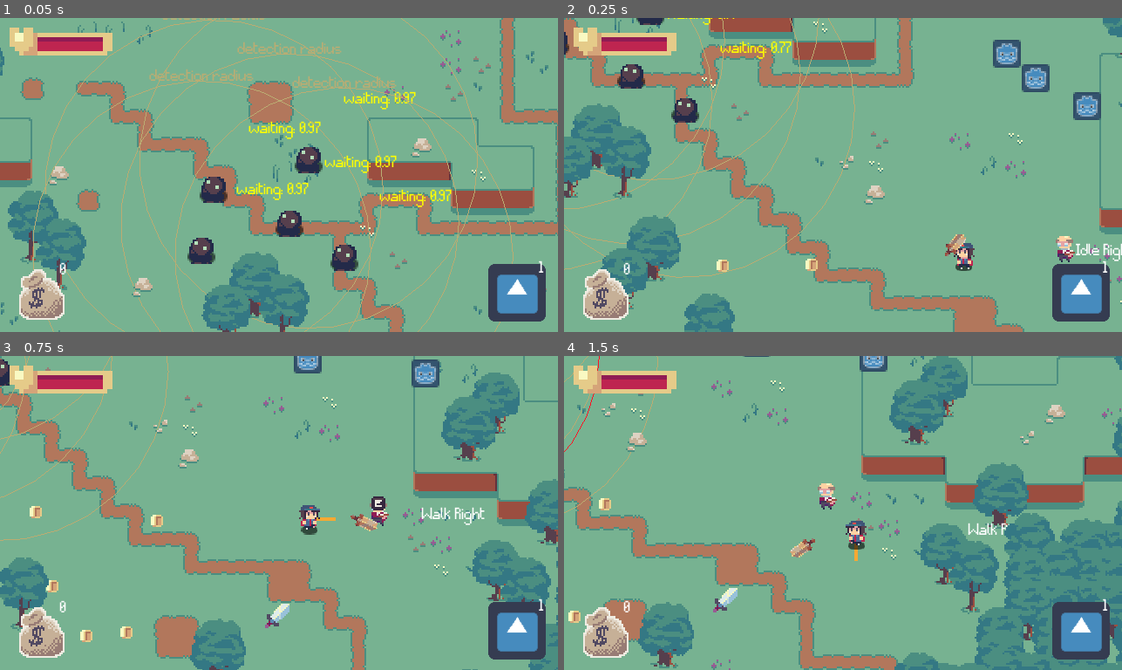
Above: before the commit, frames 1-4 (two rows, left to right).
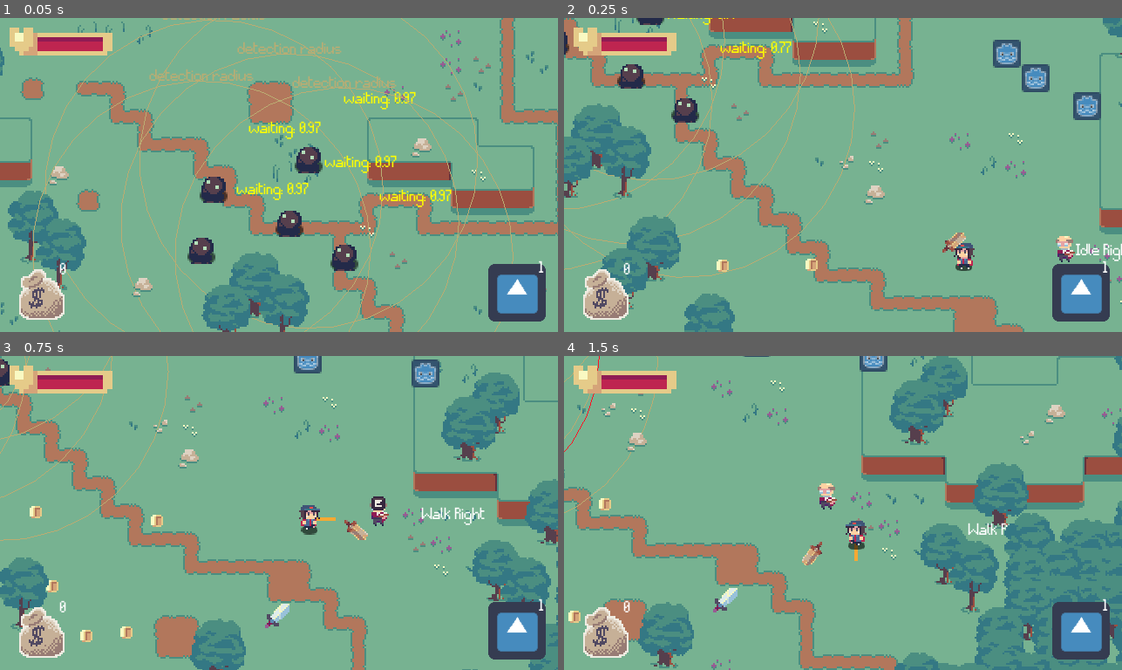
Above: after the commit, the same moments.

Repository: OceanBoy612/SimpleRPG
Game: Godot game, scene res://Code/Maps/Map1.tscn
Same seed, same stepped clock (60 frames per second), same inputs: the game is played once before the commit and once after it. The engine's default icon, where the game draws it, is replaced by a stand-in: a white triangle on a blue panel in a dark square.
Inputs (mouse positions are in pixels of both pictures, inside the frame that each line leads up to):
- Up to frame 1 (0.05 s): no input
- Up to frame 2 (0.25 s): no input
- Up to frame 3 (0.75 s): tap Enter (ui_accept) at 0.5 s; move the mouse to (401, 497) at 0.52 s; hold Right (ui_right) from 0.53 s (still down); click (401, 497) at 0.6 s
- Up to frame 4 (1.5 s): tap Enter (ui_accept) at 0.77 s; move the mouse to (731, 528) at 1.27 s; release Right (ui_right) at 1.28 s; hold Down (ui_down) from 1.28 s (still down); click (731, 528) at 1.35 s

Frame 1 is identical in both runs. In frame 2, 0.2% of the frame differs, in the area x 67-73%, y 68-76%; in frame 3, 0.3%, in the area x 61-68%, y 50-59%; in frame 4, 0.3%.

Commit message:
Added attack timer to player slash.

Diff:
--- a/src/Code/Entities/Character Controller/Player.tscn
+++ b/src/Code/Entities/Character Controller/Player.tscn
@@ -68,7 +68,7 @@
 
 [sub_resource type="Curve2D" id=13]
 _data = {
-"points": PoolVector2Array( 4.04089, -1.77943, 0, 0, -43.8048, 3.04468, -2.11574, 1.49155, 2.11574, -1.49155, -37.7502, 1.27414, -2.25, 0.88955, 2.25, -0.88955, -35.4963, -6.22735, -2.25, -0.62598, 2.25, 0.62598, -27.9391, -5.29549, -0.665425, -3.39694, 0.665425, 3.39694, -25.641, 1.83325, 1.875, -1.18607, -1.875, 1.18607, -29.8836, 9.33475, 7.01631, 3.14903, -7.01631, -3.14903, -43.2745, 8.3097 )
+"points": PoolVector2Array( -8.3969, 0.883884, 8.3969, -0.883884, -41.8779, 2.01291, -5.91812, -0.966606, 5.91812, 0.966606, -31.3597, -3.06943, 3.86374, -1.93737, -3.86374, 1.93737, -32.5971, 8.9072, 4.37523, 3.75651, -4.37523, -3.75651, -44.1318, 7.44879 )
 }
 
 [node name="Player" instance=ExtResource( 9 )]
@@ -95,7 +95,8 @@
 DEBUG = true
 
 [node name="AttackArea" parent="." index="4"]
-position = Vector2( 7.62553, -2.35923 )
+visible = false
+position = Vector2( 9.48168, -2.93376 )
 rotation = -0.165481
 
 [node name="CollisionShape2D" parent="AttackArea" index="0"]
@@ -130,7 +131,7 @@
 curve = SubResource( 13 )
 
 [node name="PathFollow2D" type="PathFollow2D" parent="Facing/Weapon/Path2D" index="0"]
-position = Vector2( -43.8048, 3.04468 )
+position = Vector2( -41.9486, 2.47015 )
 rotation = -0.165481
 loop = false
 
--- a/src/Code/Entities/Character Controller/player_controller.gd
+++ b/src/Code/Entities/Character Controller/player_controller.gd
@@ -6,6 +6,8 @@
 
 onready var kb = get_parent() as CombatEntity
 onready var Weapon = kb.get_node("Facing/Weapon")
+
+var last_attack_time: float = 999
 
 enum {
 	MOVE,
@@ -56,6 +58,7 @@
 #			inter.start_interaction(kb)
 
 func _physics_process(_delta):
+	last_attack_time += _delta
 	if not kb:
 		print("Character controller requires a KinematicBody2D as a parent")
 		return
@@ -63,8 +66,9 @@
 	var axis: Vector2 = _get_input_axis()
 
 	var attack_pressed = Input.is_action_just_pressed("attack") # leftmousebutton
-	if attack_pressed and state == MOVE:
+	if attack_pressed and state == MOVE and last_attack_time > 0.4:
 		Weapon.run_attack()
+		last_attack_time = 0
 
 	# Check for rolling
 	var roll_pressed = Input.is_action_just_pressed("dash")
